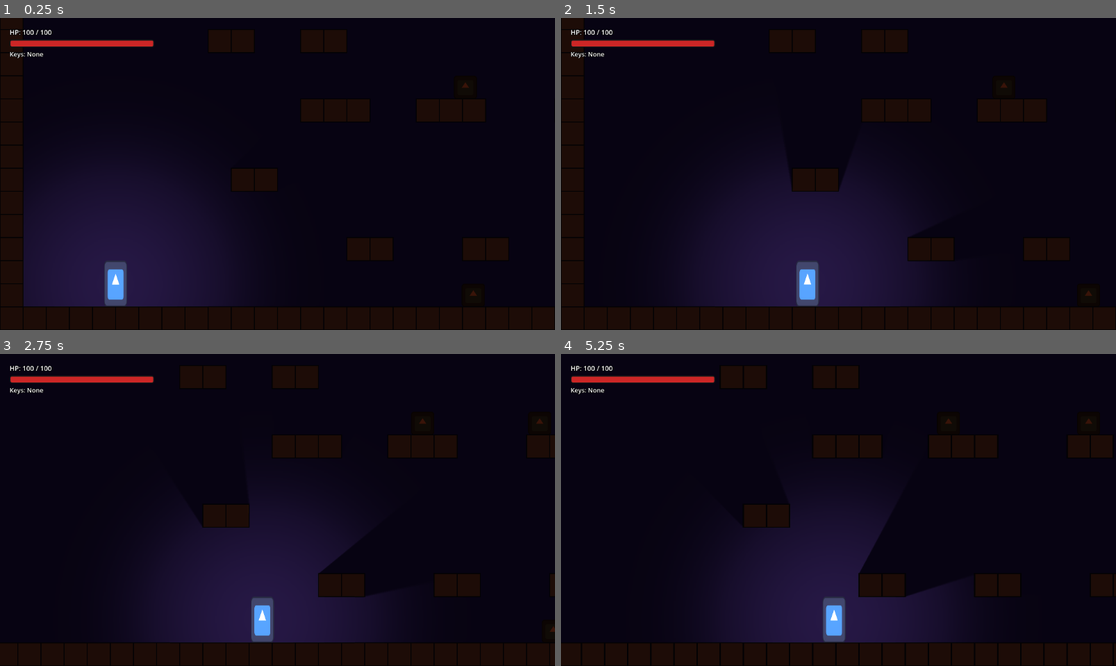
Above: before the commit, frames 1-4 (two rows, left to right).
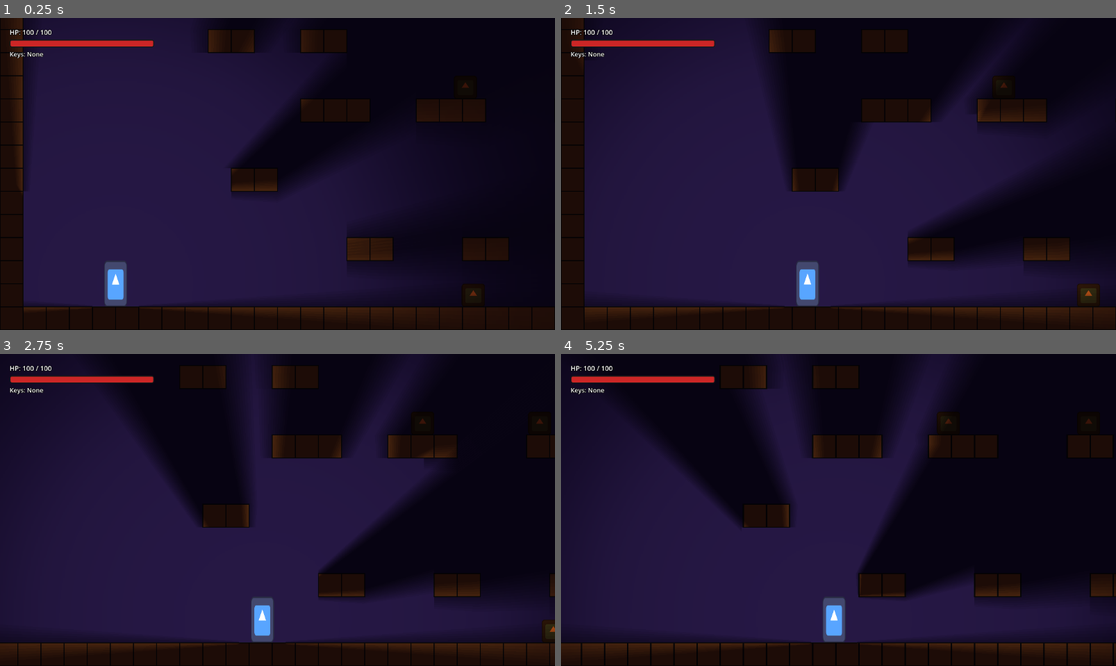
Above: after the commit, the same moments.

Repository: hikarirainbow/New-Project
Game: Godot game, scene res://scenes/levels/sandbox_level.tscn
Two runs of this game, one before a commit and one after it. Both use one fixed random seed, a clock stepped at 60 frames per second and the inputs below. The engine's default icon, where the game draws it, is replaced by a stand-in: a white triangle on a blue panel in a dark square.
Inputs:
- Up to frame 1 (0.25 s): no input
- Up to frame 2 (1.5 s): tap Enter at 0.5 s; hold D (move_right) from 0.53 s (still down); tap X (attack) at 0.6 s; tap Space (jump) at 0.77 s; tap C (dash) at 1.35 s
- Up to frame 3 (2.75 s): tap Space (jump) at 1.52 s; release D (move_right) at 2.03 s; hold A (move_left) from 2.03 s (still down); tap X (attack) at 2.1 s
- Up to frame 4 (5.25 s): release A (move_left) at 2.78 s; hold D (move_right) 2.78-4.28 s; tap C (dash) at 2.85, 4.35 s; tap Space (jump) at 3.02, 3.77, 4.52 s; tap X (attack) at 3.6, 5.1 s; hold A (move_left) 4.28-5.03 s; hold D (move_right) from 5.03 s (still down)

The runs differ from the first frame. In frame 1, 36% of the frame differs, in the area x 3-86%, y 0-95%; in frame 2, 40%, in the area x 4-100%, y 0-95%; in frame 3, 36%; in frame 4, 31%.

Commit message:
fix: eliminate light banding - 4-point cubic gradient on 1024px texture with PCF13 shadow filter and 1.5x scale

Diff:
--- a/scenes/player/player.gd
+++ b/scenes/player/player.gd
@@ -276,44 +276,37 @@
 		# Vẽ hình chữ nhật màu xanh dương bán trong suốt cao 10px (từ Y = -5 đến 5)
 		draw_rect(Rect2(x_pos, -5.0, 50.0, 10.0), Color(0.15, 0.15, 0.85, 0.6))
 
-# Thiết lập PointLight2D phát sáng với thuật toán Smoothstep
+# Thiết lập PointLight2D — 4 điểm cubic, texture 1024px, không banding
 func _setup_player_light():
 	var light = PointLight2D.new()
 	light.name = "PlayerLight"
 
+	# Chỉ dùng 4 điểm kiểm soát — Godot cubic interpolation sẽ tạo đường cong mịn hoàn toàn
 	var gradient = Gradient.new()
 	gradient.interpolation_mode = Gradient.GRADIENT_INTERPOLATE_CUBIC
 
-	# Thiết lập 2 điểm biên trước
+	# Điểm 0: Tâm sáng trắng hoàn toàn
 	gradient.set_color(0, Color(1.0, 1.0, 1.0, 1.0))
-	gradient.set_color(1, Color(0.25, 0.18, 0.35, 0.0)) # Hòa vào màu tím của CanvasModulate ở rìa
-
-	# Thuật toán sinh điểm trung gian tạo đường cong Smoothstep (3t^2 - 2t^3)
-	for i in range(1, 10):
-		var t = i / 10.0
-		var factor = 1.0 - (3.0 * (t * t) - 2.0 * (t * t * t))
-		var color = Color(1.0, 1.0, 1.0, factor)
-		if t > 0.5:
-			# Pha trộn màu tím ở nửa ngoài tầm nhìn để chuyển sắc tự nhiên hơn
-			var blend_ratio = (t - 0.5) * 2.0
-			color = Color(
-				lerp(1.0, 0.25, blend_ratio),
-				lerp(1.0, 0.18, blend_ratio),
-				lerp(1.0, 0.35, blend_ratio),
-				factor
-			)
-		gradient.add_point(t, color)
+	# Điểm 1: Rìa ngoài cùng — hòa vào nền tím, hoàn toàn trong suốt
+	gradient.set_color(1, Color(0.25, 0.18, 0.35, 0.0))
+
+	# Điểm 2 (t=0.4): Vẫn còn sáng mạnh — giữ vùng sáng rộng
+	gradient.add_point(0.4, Color(1.0, 1.0, 1.0, 0.85))
+	# Điểm 3 (t=0.75): Bắt đầu pha tím, mờ dần tự nhiên
+	gradient.add_point(0.75, Color(0.55, 0.42, 0.65, 0.2))
 
 	var grad_tex = GradientTexture2D.new()
 	grad_tex.gradient = gradient
 	grad_tex.fill = GradientTexture2D.FILL_RADIAL
 	grad_tex.fill_from = Vector2(0.5, 0.5)
 	grad_tex.fill_to = Vector2(1.0, 0.5)
-	grad_tex.width = 600 # Tầm nhìn lớn hơn (600px)
-	grad_tex.height = 600
+	grad_tex.width = 1024  # Texture lớn hơn = chuyển sắc mịn hơn, không bị banding
+	grad_tex.height = 1024
 
 	light.texture = grad_tex
+	light.texture_scale = 1.5  # Phóng to tầm nhìn thêm 50%
 	light.shadow_enabled = true
-	light.shadow_filter = PointLight2D.SHADOW_FILTER_PCF5
+	light.shadow_filter = PointLight2D.SHADOW_FILTER_PCF13
+	light.shadow_filter_smooth = 2.0
 	light.shadow_color = Color(0, 0, 0, 0.7)
 	add_child(light)
